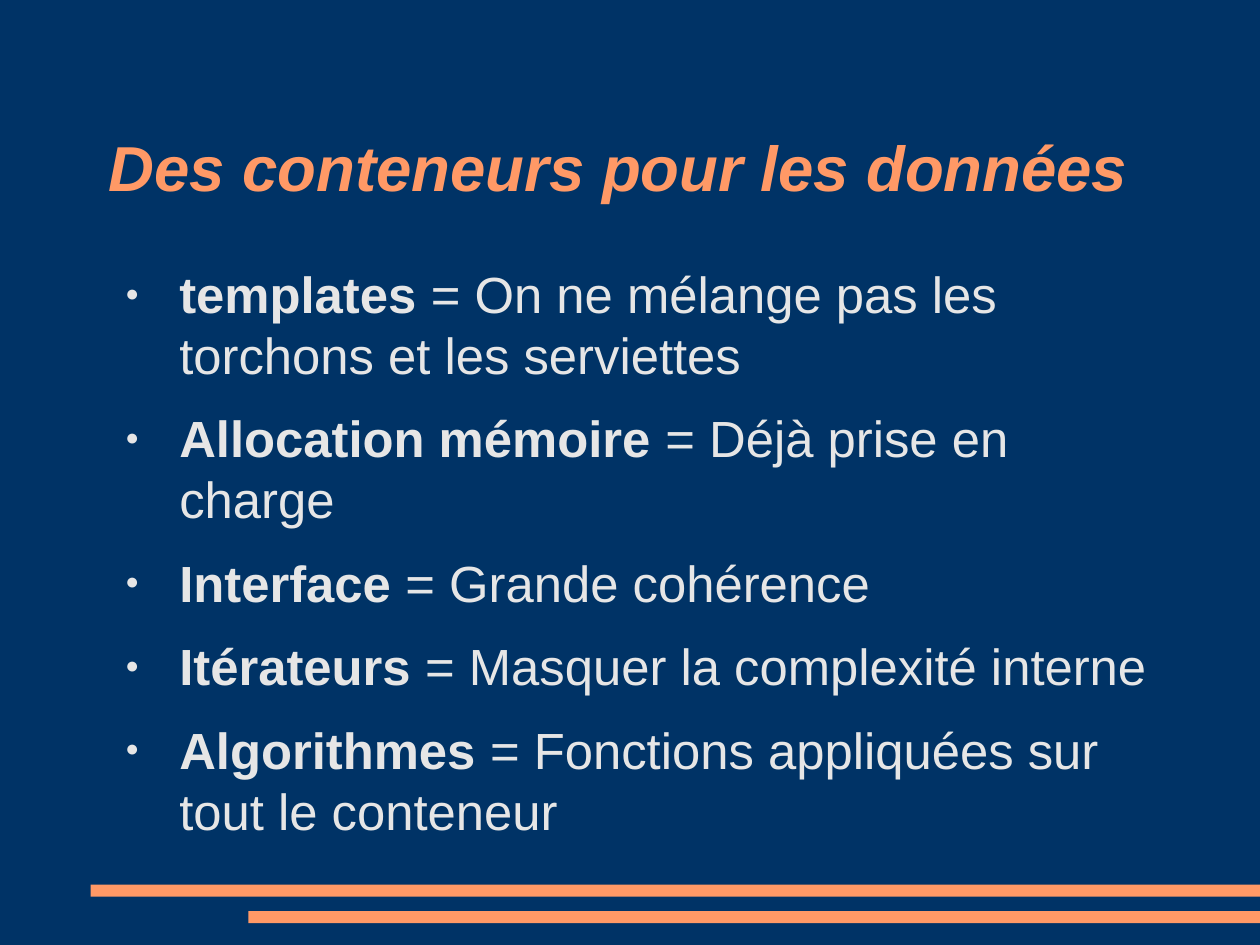
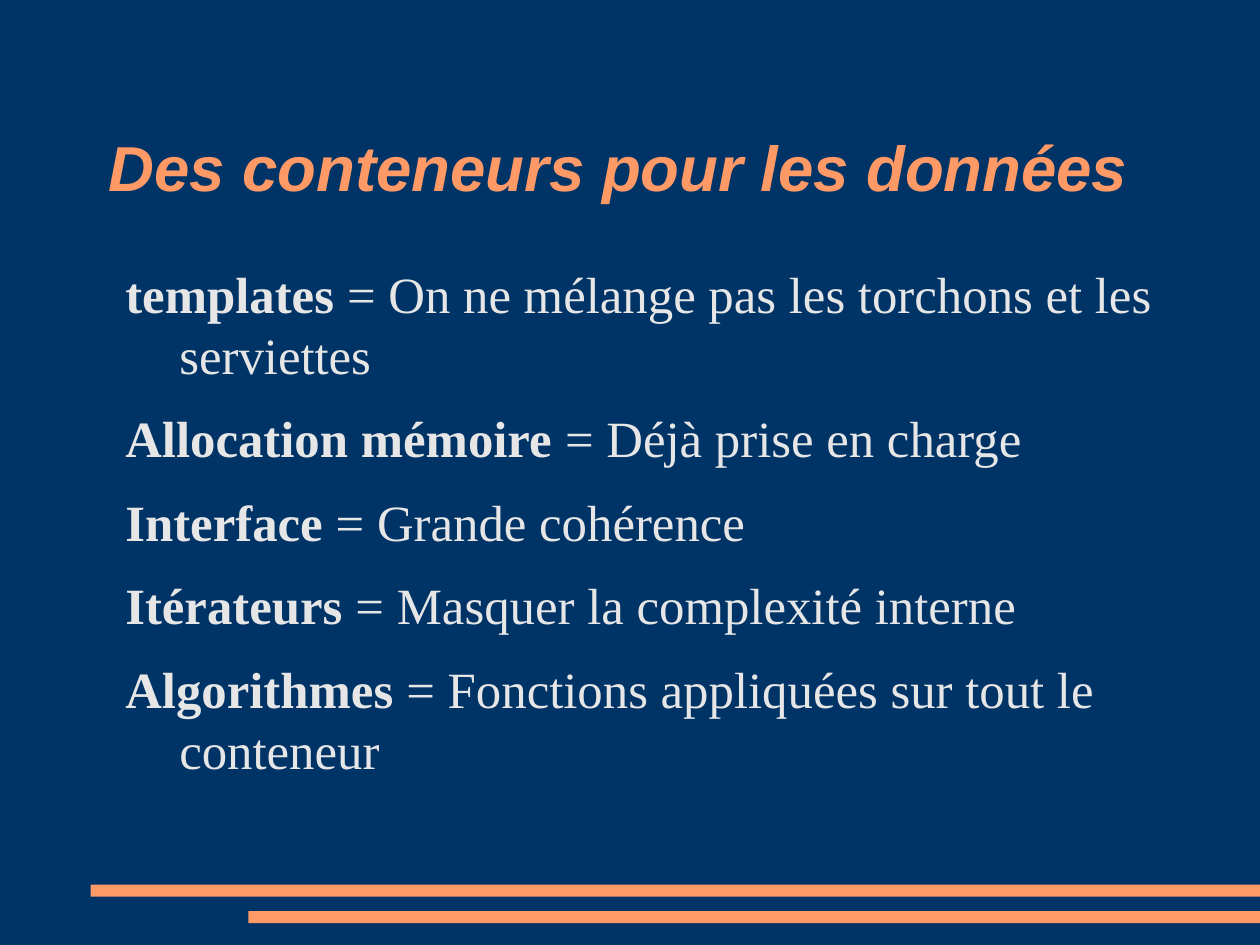
Before and after one commit to manu5801/cours-cplusplus, a slide deck: slide 3 of stl/stl.odp (slide 2 before the commit). Drawn at 1260x945 pixels with LibreOffice and Linux fonts; fonts in the diff are those of the drawing. Boxes give left, top, right and bottom in pixels: in the first picture for what was removed or moved away, otherwise in the second. Text is boxed around its words. In the diff, an @@ line names an element or a change of style, - is before the commit and + after.

```diff
--- a/stl/stl.odp
+++ b/stl/stl.odp
@@ text "templates = On ne mélange ..." at <box>125,277,1151,770</box>: font Arial to Times New Roman; bullet ● to none @@
```
Also in this commit, not shown: 20 other slides changed, 2 slides added, 3 slides removed, 9 other files.
